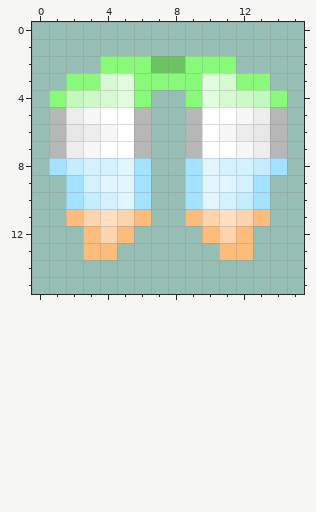
File history of a pixel-art sprite, assets/minecraft/optifine/cit/elytras/pride_elytras/grayace/elytra_item.png. Above is the file before it was changed.
The file is 16x16 pixels. Colours within 5 levels of each other are drawn and written as one.
Once edited:
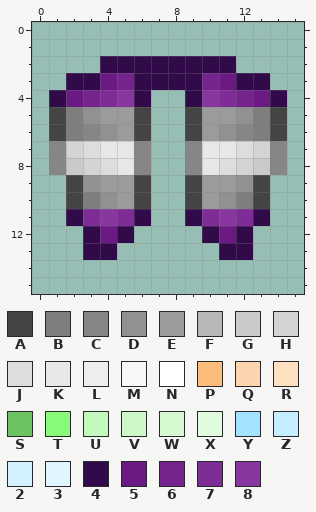
Palette (. is transparent): A #444444  B #7e7e7e  C #868686  D #919191  E #9b9b9b  F #b7b7b7  G #cacaca  H #d4d4d4  J #dddddd  K #e7e7e7  L #ededed  M #f7f7f7  N #ffffff  P #fcbc7b  Q #fcd5ae  R #fedfc0  S #6bc460  T #89f97a  U #c4f9bd  V #cdf9c7  W #d6f9d1  X #e1fbde  Y #a3e3ff  Z #c6edff  2 #d3f1ff  3 #e1f5ff  4 #310a4a  5 #6b1a84  6 #75248e  7 #7e2d97  8 #8837a1
Difference:
Changed rows in their new state; - is an unchanged pixel.
first column x 1:
 2 ---44444444---
 3 -445644446544-
 4 456784--487654
 5 ABDEEA--AEEDBA
 6 ABCDEA--AEDCBA
 7 CHJKKC--CKKJHC
 8 CGHJKC--CKJHGC
 9 -ADEEA--AEEDA-
10 -ABDEA--AEDBA-
11 -47874--47874-
12 --454----454--
13 --44------44--
